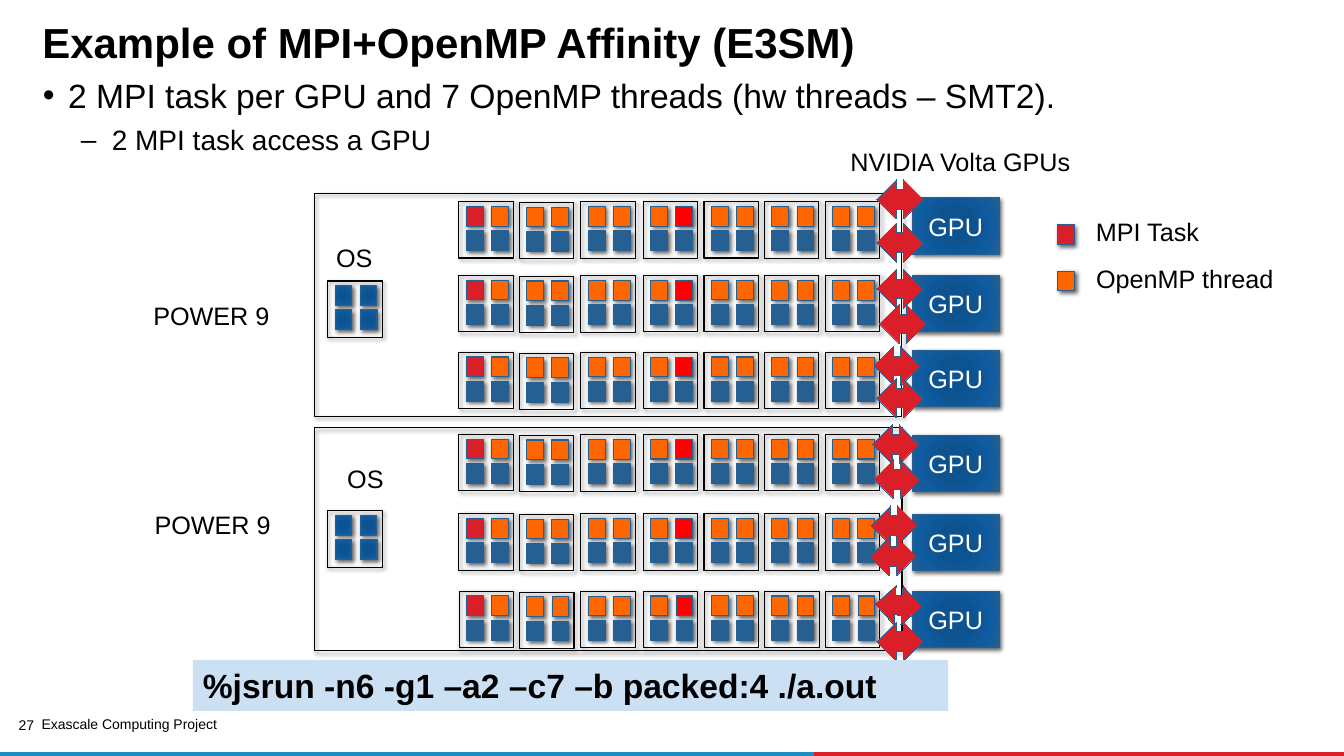
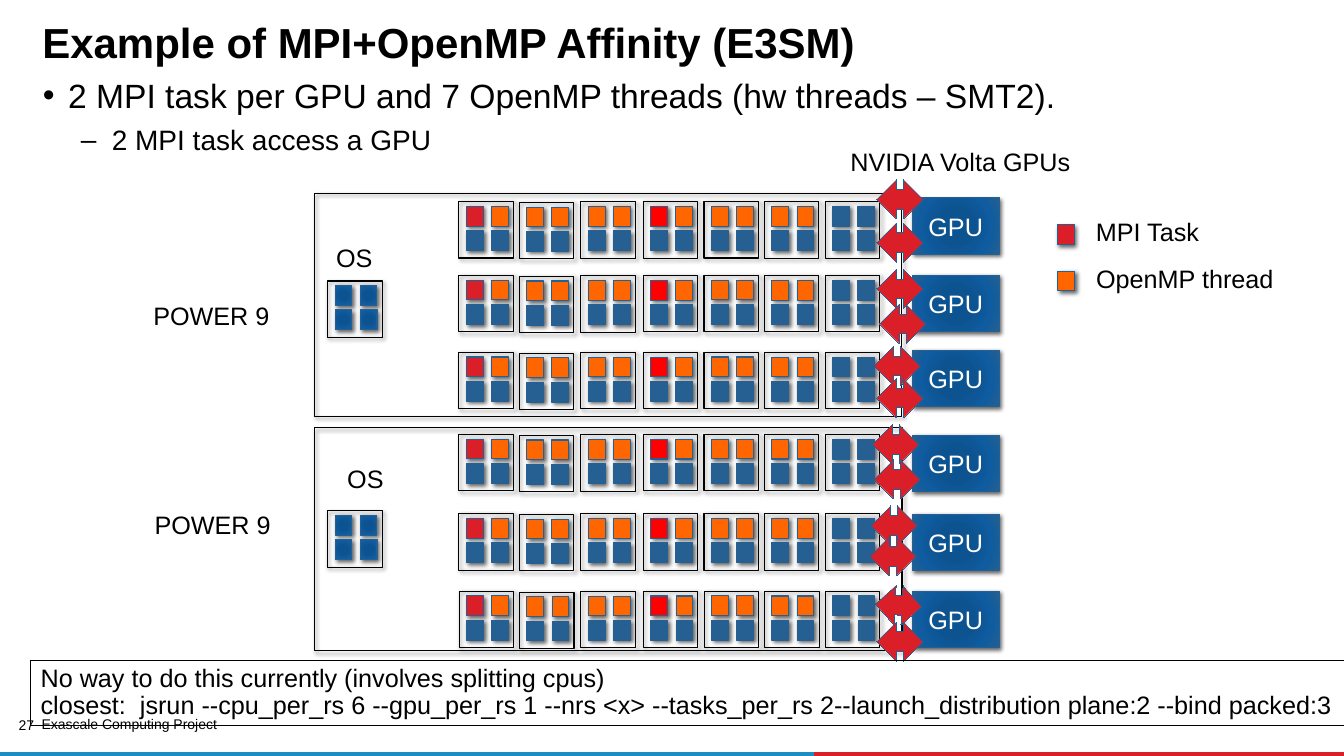
Before and after one commit to kongm/ecp-openmp-material, a slide deck: slide 27 of MPI-OpenMP-tutorial.pptx. Drawn at 1344x756 pixels with LibreOffice and Linux fonts; fonts in the diff are those of the drawing; background and template pictures are left out. Boxes give left, top, right and bottom in pixels: in the first picture for what was removed or moved away, otherwise in the second. Text is boxed around its words. In the diff, an @@ line names an element or a change of style, - is before the commit and + after.

Commit message:
changes

```diff
--- a/MPI-OpenMP-tutorial.pptx
+++ b/MPI-OpenMP-tutorial.pptx
@@ fill #FF6600 to #FF0000 in 6 elements at bbox=[651, 280, 668, 300], bbox=[651, 357, 668, 377], bbox=[651, 440, 668, 460], bbox=[651, 518, 668, 538], bbox=[651, 596, 668, 616], bbox=[651, 207, 668, 227] @@
@@ fill #FF0000 to #FF6600 in 6 elements at bbox=[677, 280, 694, 300], bbox=[677, 357, 694, 377], bbox=[677, 440, 694, 460], bbox=[677, 518, 694, 538], bbox=[677, 596, 694, 616], bbox=[677, 207, 694, 227] @@
@@ fill #FF6600 to #266092 in 12 elements at bbox=[833, 280, 850, 300], bbox=[858, 280, 875, 300], bbox=[833, 357, 850, 377], bbox=[858, 357, 875, 377], bbox=[833, 440, 850, 460], bbox=[858, 440, 875, 460], bbox=[833, 518, 850, 538], bbox=[858, 518, 875, 538], bbox=[833, 596, 850, 616], bbox=[858, 596, 875, 616], bbox=[833, 207, 850, 227], bbox=[858, 207, 875, 227] @@
@@ rectangle added at bbox=[30, 661, 1344, 727], outline #000000 0.75 pt, 18 pt, text #000000 @@
+No way to do this currently (involves splitting cpus)
+closest: jsrun --cpu_per_rs 6 --gpu_per_rs 1 --nrs <x> --tasks_per_rs 2--launch_distribution plane:2 --bind packed:3
@@ rectangle removed at bbox=[193, 660, 948, 711] @@
-%jsrun -n6 -g1 –a2 –c7 –b packed:4 ./a.out
```
Also in this commit, not shown: 3 other slides changed, 1 slide added, 15 slides removed.
